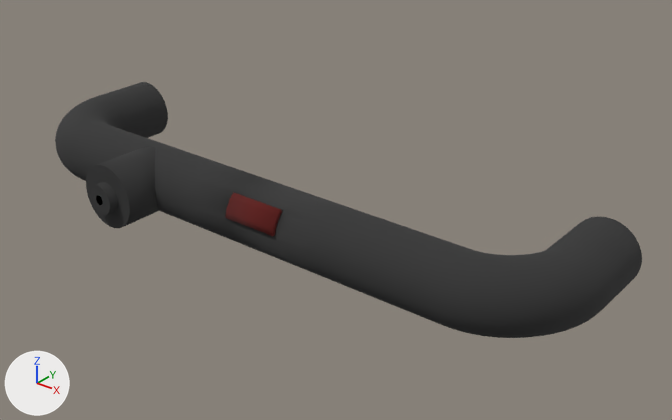
The Blender file blender_models/Machines/Pipe.blend as it was, and as the next commit left it.
The view is the same before and after, from a 50 mm camera at (2.701, -2.139, 1.174) aimed at (1.172, -0.227, -0.011). The lights are fixed; the arrows at lower left show +X, +Y and +Z.

In view in the first picture: 'Door', 'Pipe', 'ValveSlot'.
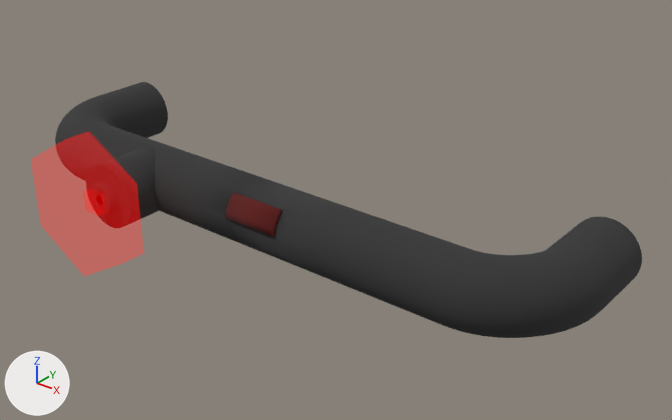
The change, as a list of edits to the scene's bpy script:
```text
Add mat_interactable:
    mat_interactable = principled_material('Interactable')
    mat_interactable.base_color = (0.0, 0.0, 0.0)  # black #000000
    mat_interactable.roughness = 1.0
    mat_interactable.alpha = 0.2
    mat_interactable.specular_ior_level = 0.0
    mat_interactable.emission_color = (1.0, 0.0, 0.0)  # red #ff0000
    mat_interactable.emission_strength = 1.0
Add me_cylinder:
    me_cylinder.from_pydata(...)  # a 6-sided cylinder along z spanning x -0.087..0.087, y -0.1..0.1, z -0.1..0.1
    me_cylinder.materials.append(mat_interactable)  # black #000000
Add ob_interactableuse:
    ob_interactableuse = bpy.data.objects.new('InteractableUse', me_cylinder)
    ob_interactableuse.parent = ob_valveslot
    ob_interactableuse.matrix_parent_inverse = Matrix(((1.0, 0.0, 0.0, -0.6), (0.0, 1.0, 0.0, 0.4), (0.0, 0.0, 1.0, 0.0), (0.0, 0.0, 0.0, 1.0)))
    ob_interactableuse.location = (0.6, -0.676, 0.0)
    ob_interactableuse.rotation_euler = (1.571, 0.0, 0.0)  # degrees (90, 0, 0)
    ob_interactableuse.scale = (2.2, 2.2, 0.4)
```

Pixel boxes [x1, y1, x2, y2] of what changed, in the pictures (672 x 420 px):
'InteractableUse', added
    after: [31, 131, 144, 277]
'ValveSlot', unchanged, covered by the edit
    before: [86, 146, 159, 228]
    after: [114, 146, 159, 219]
